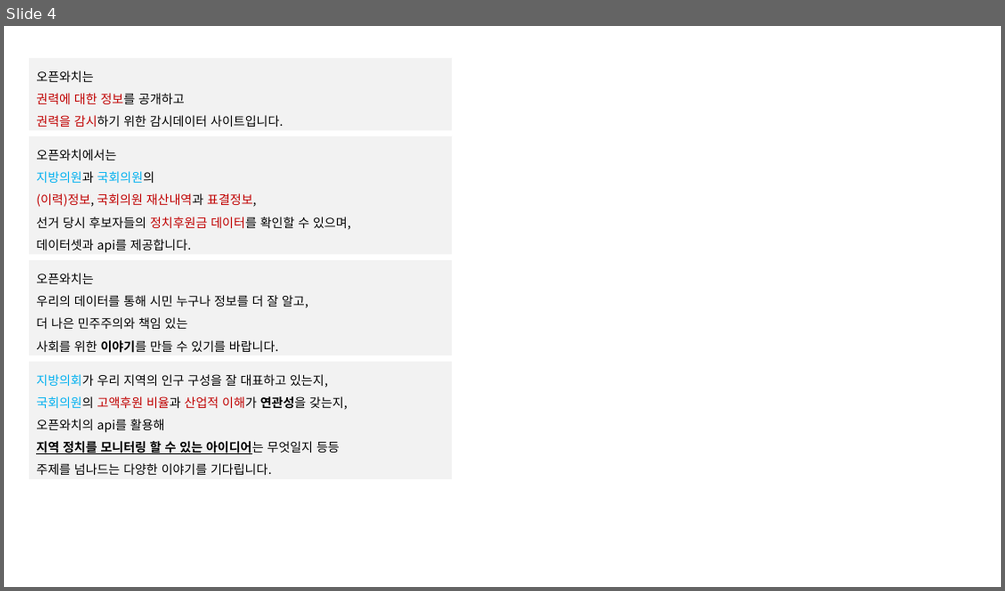
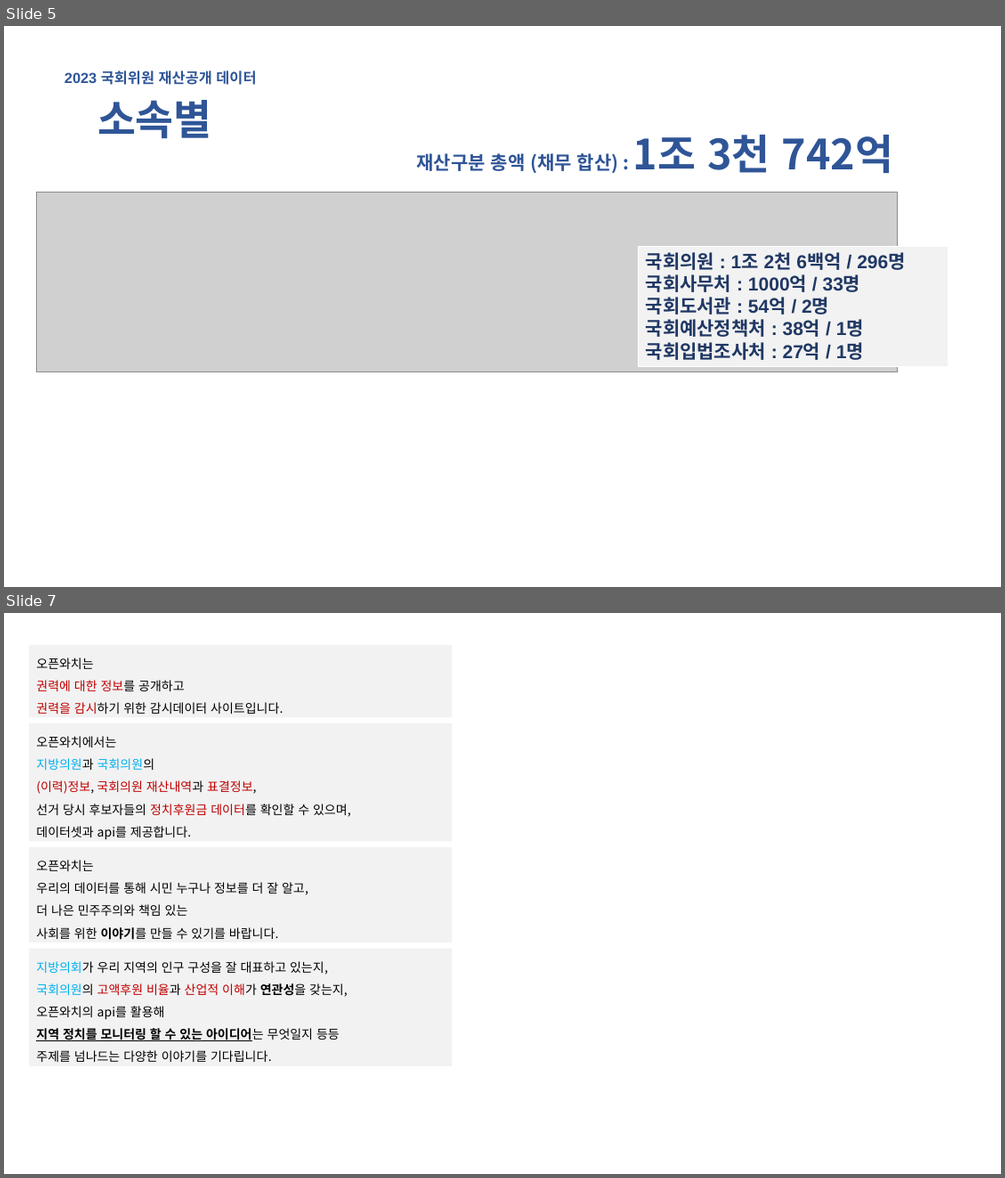
Before and after one commit to wordnbeing/sessac_visualproject, a slide deck: opwatch_visual_prj.pptx. Shown one above the other, each under a label of ours: slide 4 before the commit, slides 5 and 7 after it; the slides between them are not shown. The pictures are 1005x591 and 1005x1178 pixels, drawn with LibreOffice and Linux fonts; fonts in the diff are those of the drawing; grey boxes stand for pictures. Boxes give left, top, right and bottom in pixels: in the first picture for what was removed or moved away, otherwise in the second. Text is boxed around its words. In the diff, an @@ line names an element or a change of style, - is before the commit and + after.

```diff
--- a/opwatch_visual_prj.pptx
+++ b/opwatch_visual_prj.pptx
@@ slide 5 added at [4,26,1001,587], background #FFFFFF @@
@@ text added at [65,70,256,85], 14 pt, text #2F5597, bold @@
+2023 국회위원 재산공개 데이터
@@ text added at [97,100,212,138], 40 pt, text #2F5597, bold @@
+소속별
@@ text added at [417,135,893,173], 18 pt, text #2F5597, bold @@
+재산구분 총액 (채무 합산) : 1조 3천 742억
@@ picture added at [37,192,897,372] @@
@@ rectangle added at [638,246,947,367], fill #F2F2F2, outline #FFFFFF 0.75 pt, 18 pt, text #203864, bold @@
+국회의원 : 1조 2천 6백억 / 296명
+국회사무처 : 1000억 / 33명
+국회도서관 : 54억 / 2명
+국회예산정책처 : 38억 / 1명
+국회입법조사처 : 27억 / 1명
@@ what was slide 4 is now slide 7 @@
```
Also in this commit, not shown: 2 slides changed, 3 other slides added, 1 slide removed, 43 other files.
